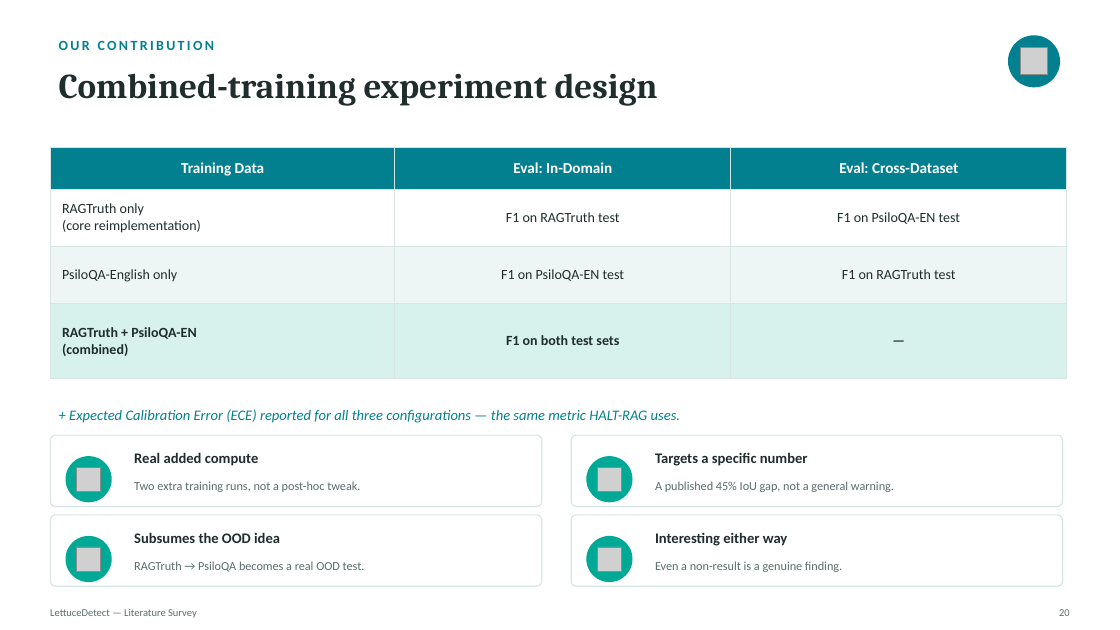
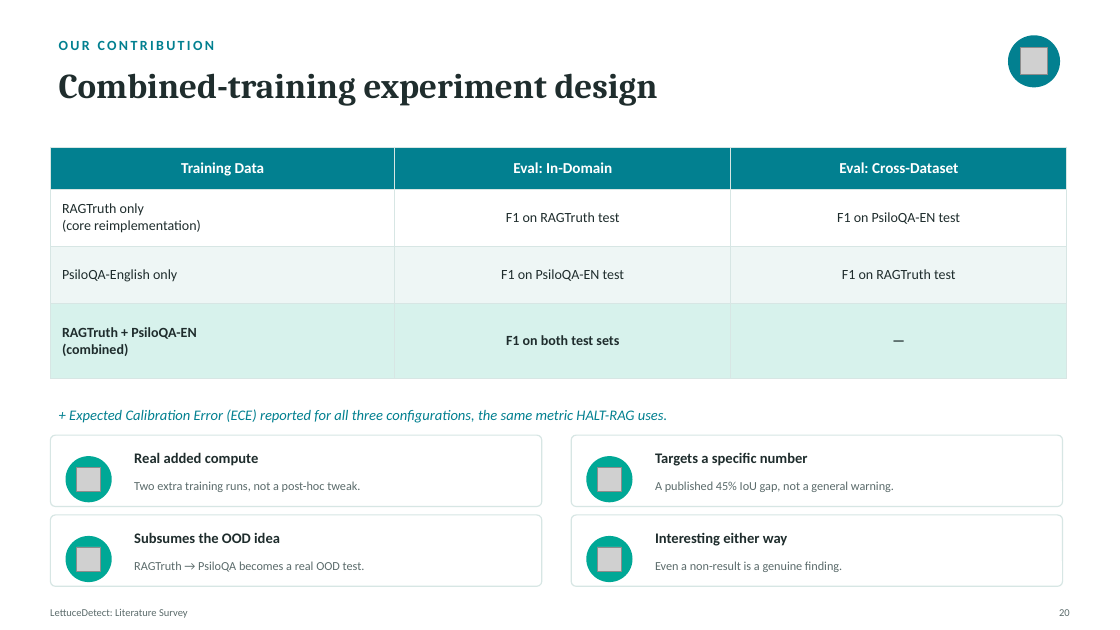
Before and after one commit to AfzalRaja001/lettucedetect-reimpl, a slide deck: slide 20 of docs/LettuceDetect_Presentation_.pptx. Drawn at 1120x630 pixels with LibreOffice and Linux fonts; fonts in the diff are those of the drawing; grey boxes stand for pictures. Boxes give left, top, right and bottom in pixels: in the first picture for what was removed or moved away, otherwise in the second. Text is boxed around its words. In the diff, an @@ line names an element or a change of style, - is before the commit and + after.

```diff
--- a/docs/LettuceDetect_Presentation_.pptx
+++ b/docs/LettuceDetect_Presentation_.pptx
@@ text at (x1=69, y1=409, x2=667, y2=423): text changed @@
-+ Expected Calibration Error (ECE) reported for all three configurations — the same metric HALT-RAG uses.
++ Expected Calibration Error (ECE) reported for all three configurations, the same metric HALT-RAG uses.
@@ text at (x1=50, y1=609, x2=188, y2=618): text changed @@
-LettuceDetect — Literature Survey
+LettuceDetect: Literature Survey
```
Also in this commit, not shown: 20 other slides changed, 2 other files.
